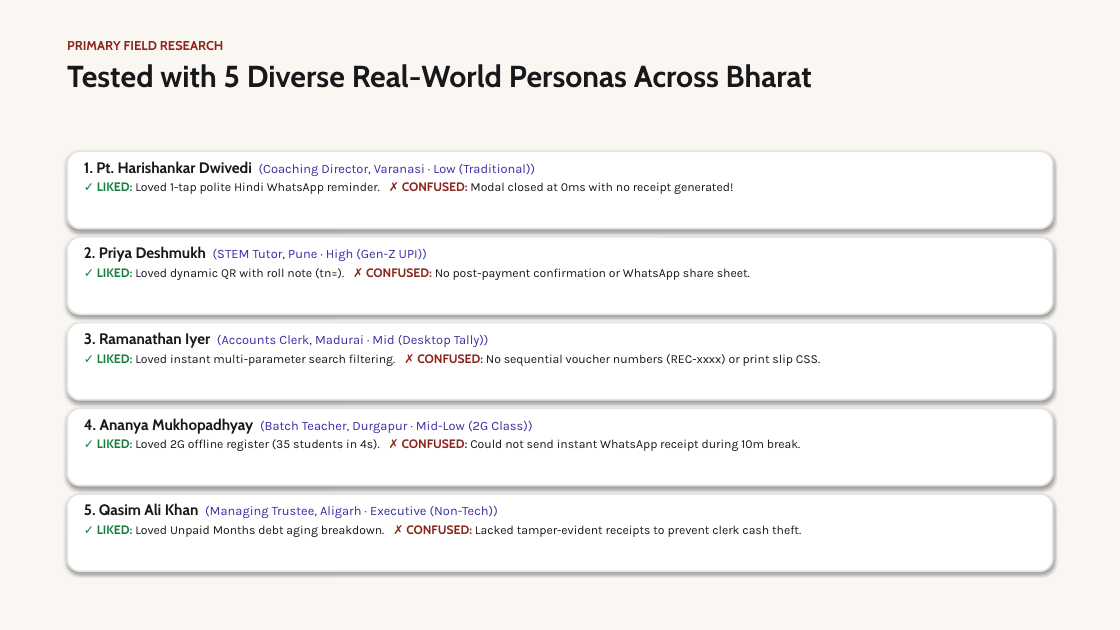
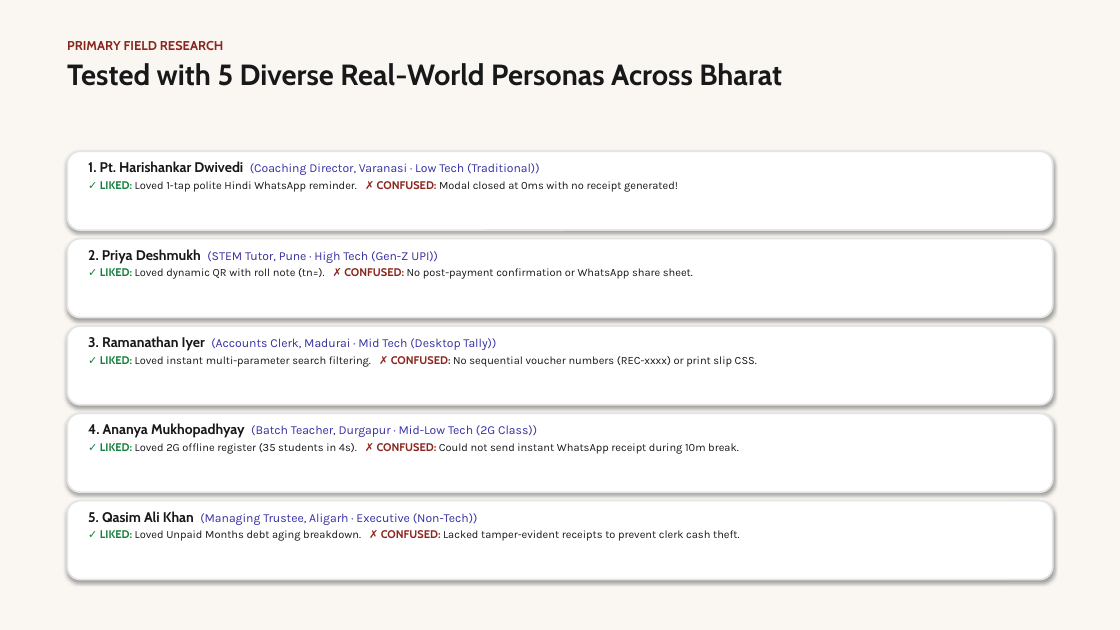
Before and after one commit to W4rrioz/Fee-reminder, a slide deck: slide 4 of EduManage_Bharat_Hackathon_Presentation.pptx. Drawn at 1120x630 pixels with LibreOffice and Linux fonts; fonts in the diff are those of the drawing. Boxes give left, top, right and bottom in pixels: in the first picture for what was removed or moved away, otherwise in the second. Text is boxed around its words. In the diff, an @@ line names an element or a change of style, - is before the commit and + after.

Commit message:
feat(presentation): apply ppt-master alignment, fix card text containment, embed scaled phone mockups, add 3-min video master script

```diff
--- a/EduManage_Bharat_Hackathon_Presentation.pptx
+++ b/EduManage_Bharat_Hackathon_Presentation.pptx
@@ text at (x1=67, y1=63, x2=782, y2=86): size 26 to 25 pt in "Tested with 5 Diverse Real-World Personas Across ..." @@
@@ text at (x1=88, y1=161, x2=539, y2=175): text changed; size 11 to 10.5 pt @@
-1. Pt. Harishankar Dwivedi (Coaching Director, Varanasi · Low (Traditional))
+1. Pt. Harishankar Dwivedi (Coaching Director, Varanasi · Low Tech (Traditional))
@@ text at (x1=100, y1=181, x2=678, y2=192): size 10.5 to 9.5 pt in "✓ LIKED: Loved 1-tap polite Hindi WhatsApp ..." @@
@@ rounded rectangle moved from (x1=67, y1=237, x2=1053, y2=314) to (x1=67, y1=239, x2=1053, y2=318) @@
@@ text at (x1=88, y1=249, x2=438, y2=264): text changed; size 11 to 10.5 pt @@
-2. Priya Deshmukh (STEM Tutor, Pune · High (Gen-Z UPI))
+2. Priya Deshmukh (STEM Tutor, Pune · High Tech (Gen-Z UPI))
@@ text at (x1=100, y1=268, x2=693, y2=279): size 10.5 to 9.5 pt in "✓ LIKED: Loved dynamic QR with roll ..." @@
@@ text at (x1=88, y1=336, x2=496, y2=351): text changed; size 11 to 10.5 pt @@
-3. Ramanathan Iyer (Accounts Clerk, Madurai · Mid (Desktop Tally))
+3. Ramanathan Iyer (Accounts Clerk, Madurai · Mid Tech (Desktop Tally))
@@ text at (x1=100, y1=356, x2=757, y2=367): size 10.5 to 9.5 pt in "✓ LIKED: Loved instant multi-parameter search filtering. ..." @@
@@ text at (x1=88, y1=423, x2=537, y2=438): text changed; size 11 to 10.5 pt @@
-4. Ananya Mukhopadhyay (Batch Teacher, Durgapur · Mid-Low (2G Class))
+4. Ananya Mukhopadhyay (Batch Teacher, Durgapur · Mid-Low Tech (2G Class))
@@ text at (x1=100, y1=443, x2=739, y2=454): size 10.5 to 9.5 pt in "✓ LIKED: Loved 2G offline register (35 ..." @@
@@ 3 rounded rectangles moved together from (x1=67, y1=323, x2=1053, y2=571) to (x1=67, y1=326, x2=1053, y2=580) @@
@@ text "5. Qasim Ali Khan (Managing ..." moved from (x1=84, y1=503, x2=801, y2=537) to (x1=88, y1=511, x2=739, y2=541) @@
@@ text "5. Qasim Ali Khan (Managing ..." at (x1=88, y1=511, x2=739, y2=541): size 13 to 12 pt in "5. Qasim Ali Khan"; size 11 to 10.5 pt in "(Managing Trustee, Aligarh · Executive (Non-Tech))"; size 10.5 to 9.5 pt in "✓ LIKED: Loved Unpaid Months debt aging ..." @@
```
Also in this commit, not shown: 6 other slides changed, 5 other files.
